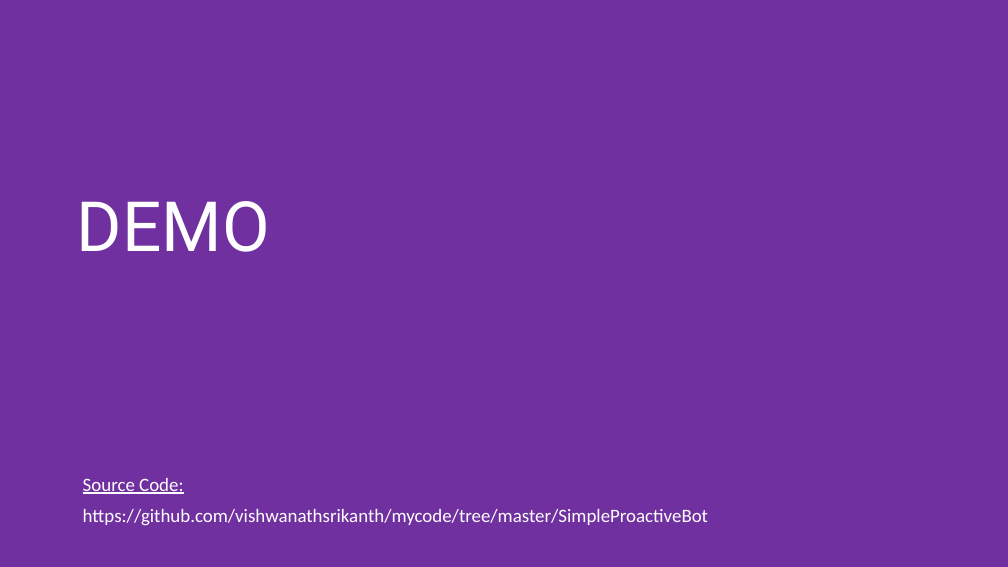
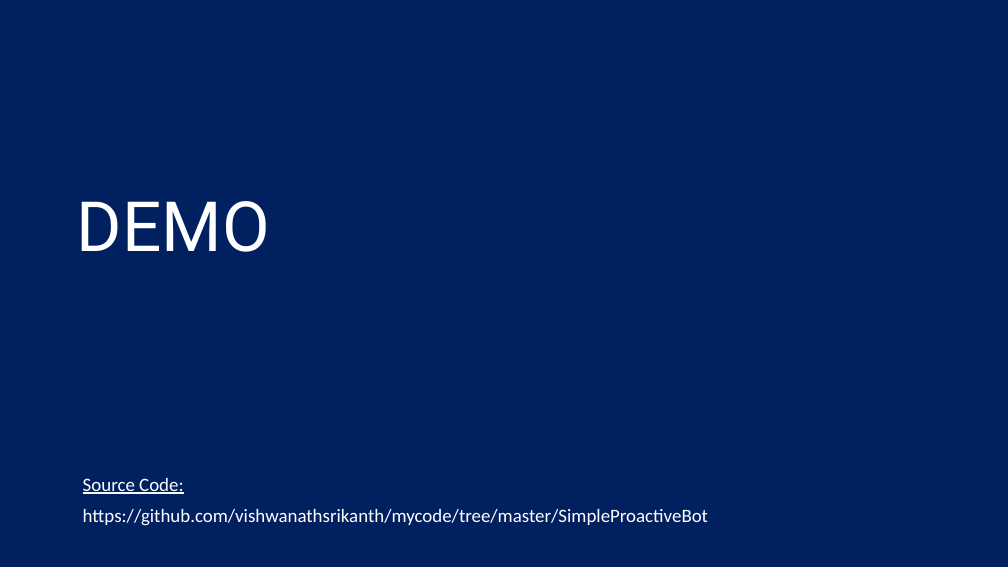
Before and after one commit to sriksmachi/mycode, a slide deck: slide 6 of SimpleProactiveBot/ProactiveBot.pptx (slide 4 before the commit). Drawn at 1008x567 pixels with LibreOffice and Linux fonts; fonts in the diff are those of the drawing. Boxes give left, top, right and bottom in pixels: in the first picture for what was removed or moved away, otherwise in the second. Text is boxed around its words. In the diff, an @@ line names an element or a change of style, - is before the commit and + after.

```diff
--- a/SimpleProactiveBot/ProactiveBot.pptx
+++ b/SimpleProactiveBot/ProactiveBot.pptx
@@ background #7030A0 to #002060 @@
```
Also in this commit, not shown: 4 other slides changed, 4 slides added, 9 other files.
